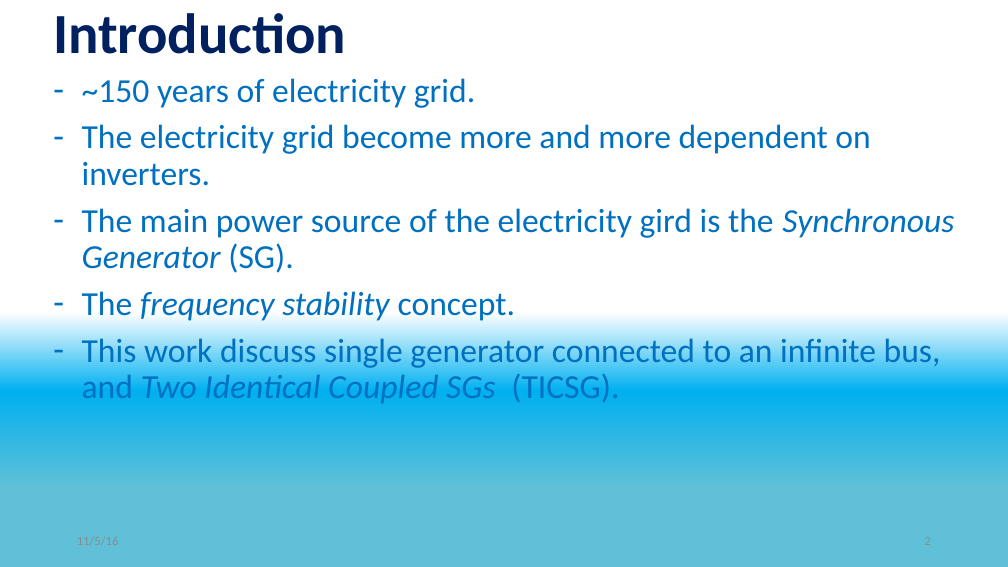
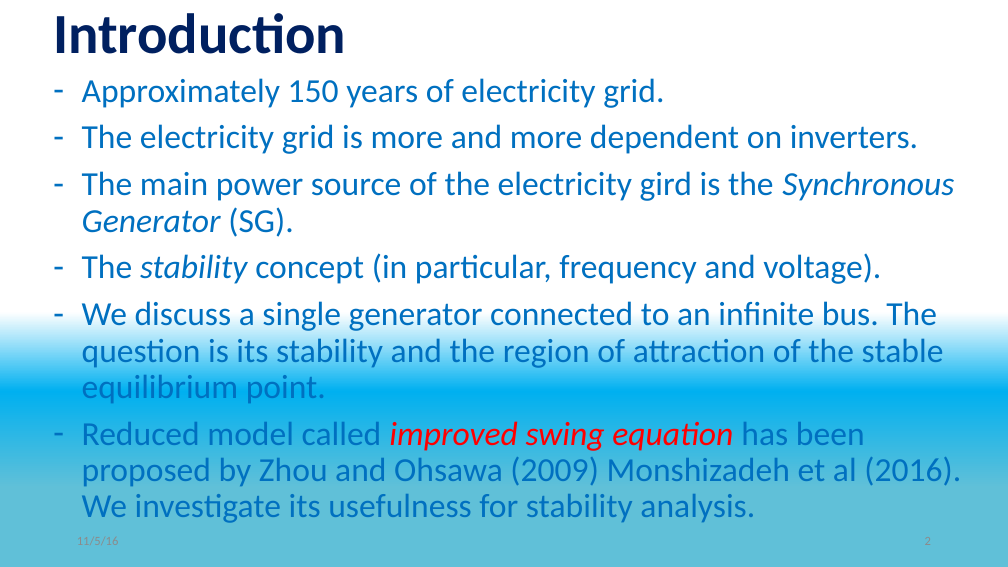
Before and after one commit to eladven/thesis, a slide deck: slide 2 of Presentations/Seminar.pptx. Drawn at 1008x567 pixels with LibreOffice and Linux fonts; fonts in the diff are those of the drawing. Boxes give left, top, right and bottom in pixels: in the first picture for what was removed or moved away, otherwise in the second. Text is boxed around its words. In the diff, an @@ line names an element or a change of style, - is before the commit and + after.

```diff
--- a/Presentations/Seminar.pptx
+++ b/Presentations/Seminar.pptx
@@ subtitle at box(82, 78, 918, 154): text changed @@
-– ~150 years of electricity grid.
-– The electricity grid become more and more dependent on inverters.
+– Approximately 150 years of electricity grid.
+– The electricity grid is more and more dependent on inverters.
@@ subtitle at box(82, 253, 961, 523): text changed @@
-– The frequency stability concept.
-– This work discuss single generator connected to an infinite bus, and Two Identical Coupled SGs (TICSG).
+– The stability concept (in particular, frequency and voltage).
+– We discuss a single generator connected to an infinite bus. The question is its stability and the region of attraction of the stable equilibrium point.
+– Reduced model called improved swing equation has been proposed by Zhou and Ohsawa (2009) Monshizadeh et al (2016). We investigate its usefulness for stability analysis.
```
Also in this commit, not shown: 11 other slides changed, 7 slides removed.
